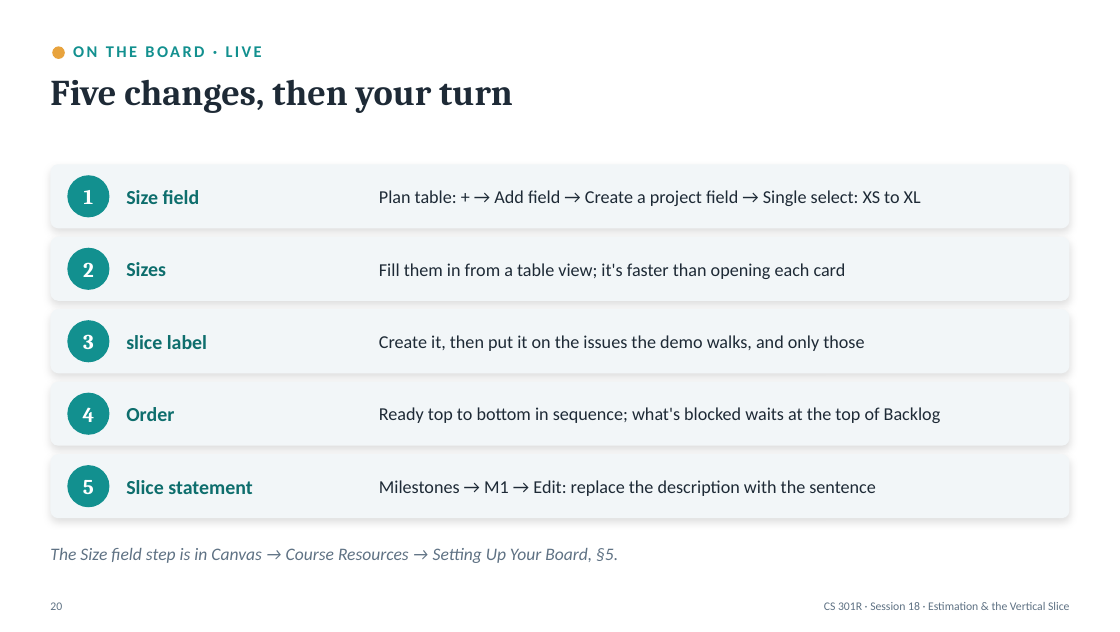
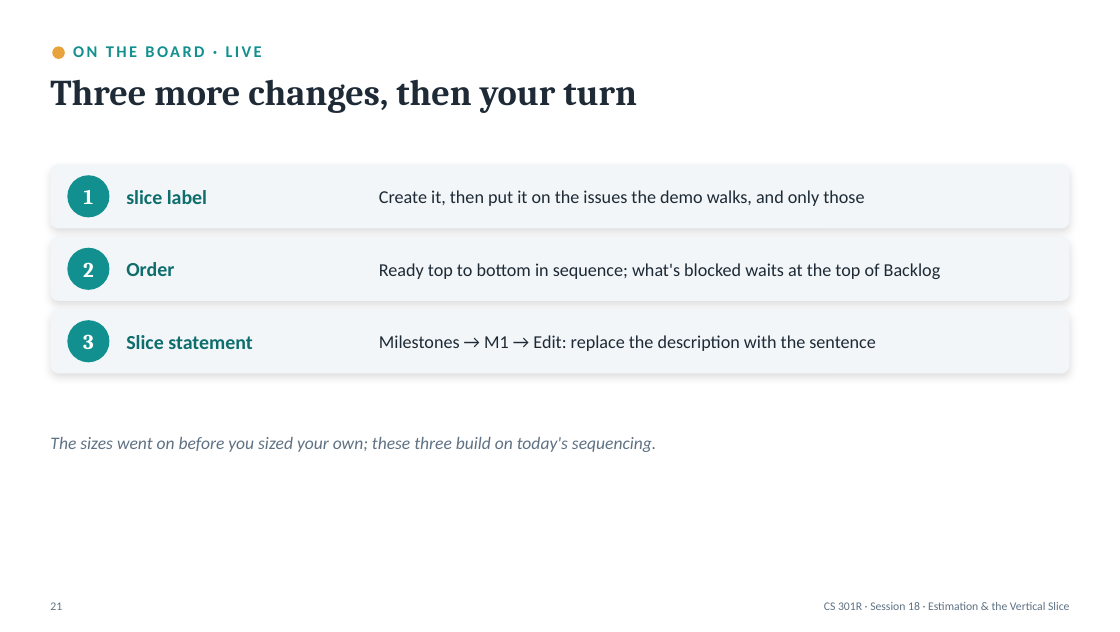
Before and after one commit to BYU-CS-Course-Ops/CS380, a slide deck: slide 21 of canvas_material/lectures/powerpoint/Session18-SizeFitOrder.pptx (slide 20 before the commit). Drawn at 1120x632 pixels with LibreOffice and Linux fonts; fonts in the diff are those of the drawing. Boxes give left, top, right and bottom in pixels: in the first picture for what was removed or moved away, otherwise in the second. Text is boxed around its words. In the diff, an @@ line names an element or a change of style, - is before the commit and + after.

```diff
--- a/canvas_material/lectures/powerpoint/Session18-SizeFitOrder.pptx
+++ b/canvas_material/lectures/powerpoint/Session18-SizeFitOrder.pptx
@@ text at box(50, 80, 637, 113): text changed @@
-Five changes, then your turn
+Three more changes, then your turn
@@ text at box(126, 190, 207, 204): text changed @@
-Size field
+slice label
@@ text at box(379, 190, 864, 206): text changed @@
-Plan table: + → Add field → Create a project field → Single select: XS to XL
+Create it, then put it on the issues the demo walks, and only those
@@ text at box(126, 262, 174, 276): text changed @@
-Sizes
+Order
@@ text at box(379, 263, 941, 279): text changed @@
-Fill them in from a table view; it's faster than opening each card
+Ready top to bottom in sequence; what's blocked waits at the top of Backlog
@@ text at box(126, 335, 252, 349): text changed @@
-slice label
+Slice statement
@@ text at box(379, 335, 876, 351): text changed @@
-Create it, then put it on the issues the demo walks, and only those
+Milestones → M1 → Edit: replace the description with the sentence
@@ ellipse removed at box(67, 392, 109, 435) @@
@@ text removed at box(83, 407, 95, 422) @@
-4
@@ text removed at box(126, 407, 174, 421) @@
-Order
@@ text removed at box(379, 407, 941, 423) @@
-Ready top to bottom in sequence; what's blocked waits at the top of Backlog
@@ text at box(50, 437, 656, 452): text added @@
+The sizes went on before you sized your own; these three build on today's sequencing.
@@ text "The sizes went on before ...": place and size @@
-text "The sizes went on before ..." at box(51, 381, 1069, 445)
+text "The sizes went on before ..." at box(50, 437, 656, 452)
@@ text "The sizes went on before ..." at box(50, 437, 656, 452): fill #F2F6F8 to none; shadow off @@
@@ rounded rectangle removed at box(51, 454, 1069, 518) @@
@@ ellipse removed at box(67, 465, 109, 507) @@
@@ text removed at box(83, 480, 94, 494) @@
-5
@@ text removed at box(126, 480, 252, 494) @@
-Slice statement
@@ text removed at box(379, 480, 876, 496) @@
-Milestones → M1 → Edit: replace the description with the sentence
@@ text removed at box(50, 548, 618, 563) @@
-The Size field step is in Canvas → Course Resources → Setting Up Your Board, §5.
@@ text at box(50, 602, 62, 610): text changed @@
-20
+21
```
Also in this commit, not shown: 9 other slides changed, 1 slide added, 3 other files.
